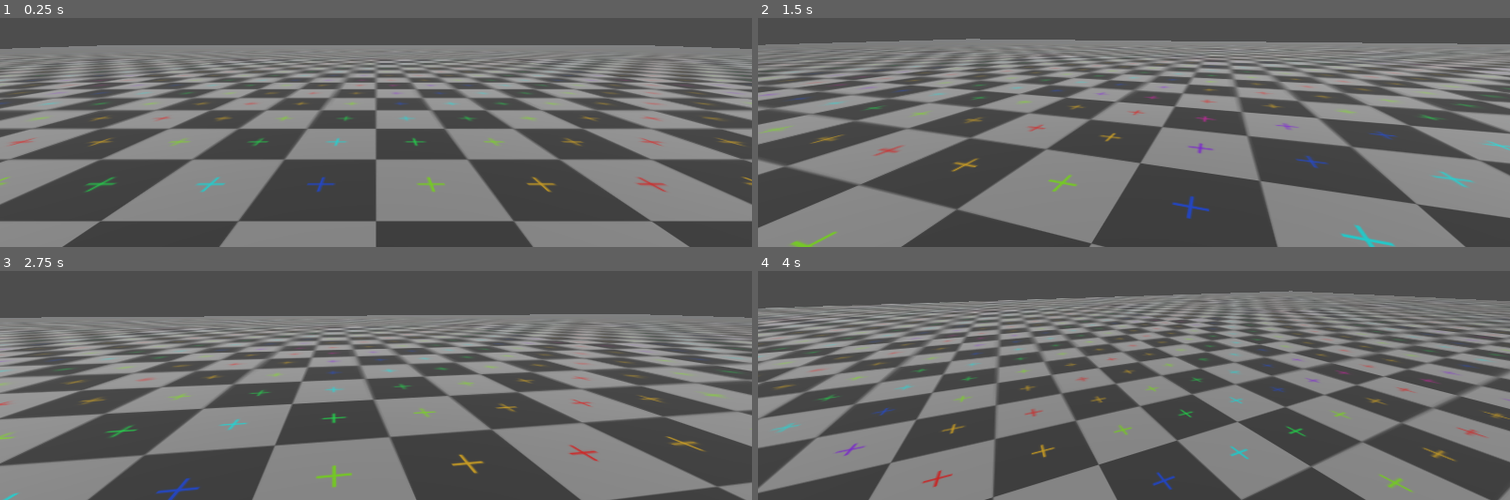
Above: before the commit, frames 1-4 (two rows, left to right).
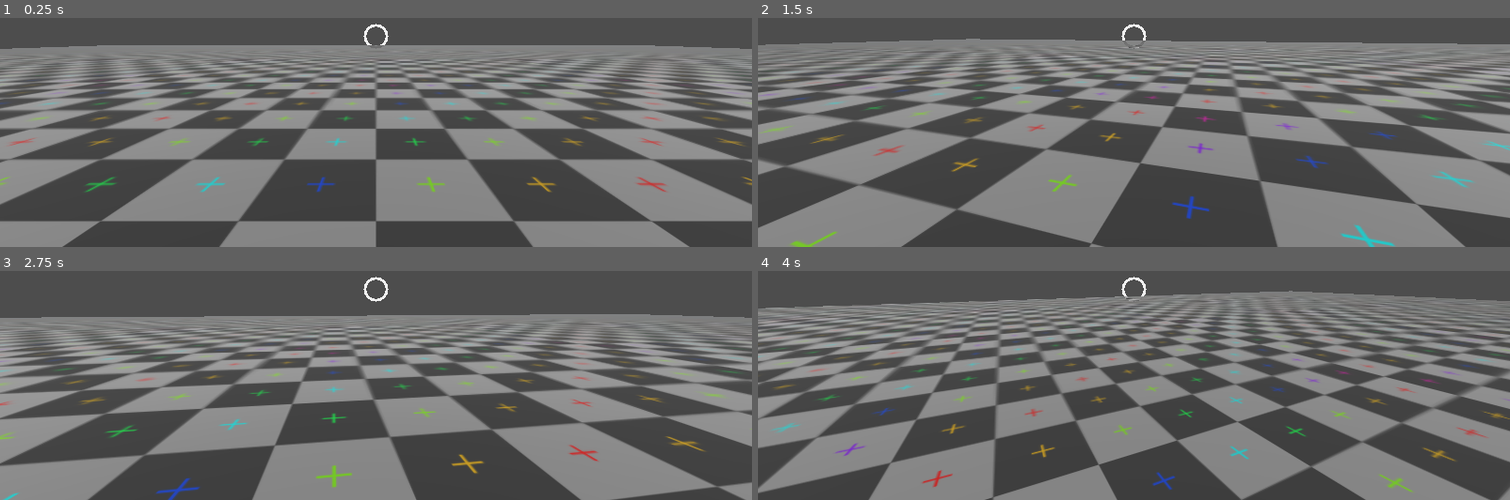
Above: after the commit, the same moments.

Repository: dairycultist/New-Hand-in-Mootown
Game: Godot game, scene res://world.tscn
Same seed, same stepped clock (60 frames per second), same inputs: the game is played once before the commit and once after it.
Inputs (mouse positions are in pixels of both pictures, inside the frame that each line leads up to):
- Up to frame 1 (0.25 s): no input
- Up to frame 2 (1.5 s): tap Enter (ui_accept) at 0.5, 0.77 s; move the mouse to (1171, 34) at 0.52 s; hold E (interact) 0.53-1.28 s; hold W (walk_up) from 0.53 s (still down); move the mouse to (1096, 38) at 1.27 s; tap E (interact) at 1.35 s
- Up to frame 3 (2.75 s): keep holding W (walk_up); tap Enter (ui_accept) at 1.52 s; move the mouse to (391, 282) at 2.02 s; hold E (interact) from 2.03 s (still down)
- Up to frame 4 (4 s): keep holding W (walk_up); move the mouse to (1126, 296) at 2.77 s; release E (interact) at 2.78 s; tap E (interact) at 2.85 s; tap Enter (ui_accept) at 3.02, 3.77 s; move the mouse to (1186, 293) at 3.52 s; hold E (interact) from 3.53 s (still down)

The runs differ from the first frame. In frame 1, 0.1% of the frame differs, in the area x 48-52%, y 2-14%; in frame 2, less than 0.1%; in frame 3, 0.1%; in frame 4, less than 0.1%.

Commit message:
Add clean af crosshair

Diff:
--- /dev/null
+++ b/crosshair.gdshader
@@ -0,0 +1,27 @@
+shader_type canvas_item;
+
+uniform sampler2D SCREEN_TEXTURE : hint_screen_texture, filter_linear_mipmap;
+
+uniform float size = 0.1;
+
+void vertex() {
+	// Called for every vertex the material is visible on.
+}
+
+void fragment() {
+
+	float dist = pow(UV.x - 0.5, 2) + pow(UV.y - 0.5, 2);
+
+	if (dist > size || dist < size - 0.08) {
+		discard;
+	}
+
+	vec4 screen_color = textureLod(SCREEN_TEXTURE, SCREEN_UV, 0.0);
+
+	float brightness = 0.299 * screen_color.r + 0.587 * screen_color.g + 0.114 * screen_color.b;
+
+	brightness = 1.0 / (1.0 + pow(2, 20.0 * brightness - 10.0));
+
+	COLOR.rgb = vec3(brightness, brightness, brightness);
+	COLOR.a = 1.0;
+}
--- a/rigidbodies/debug_spawner.gd
+++ b/rigidbodies/debug_spawner.gd
@@ -12,4 +12,4 @@
 			var child = tscn.instantiate()
 			add_child(child)
 
-			child.global_position = global_position + Vector3(x, 0, z)
+			child.global_position = global_position + Vector3(x * spacing, 0, z * spacing)
--- a/world.tscn
+++ b/world.tscn
@@ -1,8 +1,9 @@
-[gd_scene load_steps=9 format=3 uid="uid://ids5d4hu0cvp"]
+[gd_scene load_steps=11 format=3 uid="uid://ids5d4hu0cvp"]
 
 [ext_resource type="Texture2D" uid="uid://chkwi5hbuu0qa" path="res://grid.webp" id="1_f3sb7"]
 [ext_resource type="Script" uid="uid://cho1b2afucinu" path="res://player_controller.gd" id="1_fj7yv"]
 [ext_resource type="Script" uid="uid://chbsn7nbruab6" path="res://rigidbodies/debug_spawner.gd" id="3_tlwt5"]
+[ext_resource type="Shader" uid="uid://jssol36neqch" path="res://crosshair.gdshader" id="4_aqk2v"]
 
 [sub_resource type="CapsuleShape3D" id="CapsuleShape3D_gv5m4"]
 
@@ -17,6 +18,10 @@
 metallic_specular = 0.0
 
 [sub_resource type="WorldBoundaryShape3D" id="WorldBoundaryShape3D_fj7yv"]
+
+[sub_resource type="ShaderMaterial" id="ShaderMaterial_036b0"]
+shader = ExtResource("4_aqk2v")
+shader_parameter/size = 0.2
 
 [node name="World" type="Node3D"]
 
@@ -58,4 +63,24 @@
 transform = Transform3D(1, 0, 0, 0, 1, 0, 0, 0, 1, -6, 2, 5)
 script = ExtResource("3_tlwt5")
 tscn_path = "res://rigidbodies/debris.tscn"
-spacing = 2
+spacing = 5
+
+[node name="Crosshair" type="Control" parent="."]
+layout_mode = 3
+anchors_preset = 8
+anchor_left = 0.5
+anchor_top = 0.5
+anchor_right = 0.5
+anchor_bottom = 0.5
+offset_left = -20.0
+offset_top = -20.0
+offset_right = 20.0
+offset_bottom = 20.0
+grow_horizontal = 2
+grow_vertical = 2
+
+[node name="Panel" type="Panel" parent="Crosshair"]
+material = SubResource("ShaderMaterial_036b0")
+layout_mode = 0
+offset_right = 40.0
+offset_bottom = 40.0
Not shown, added: crosshair.gdshader.uid
